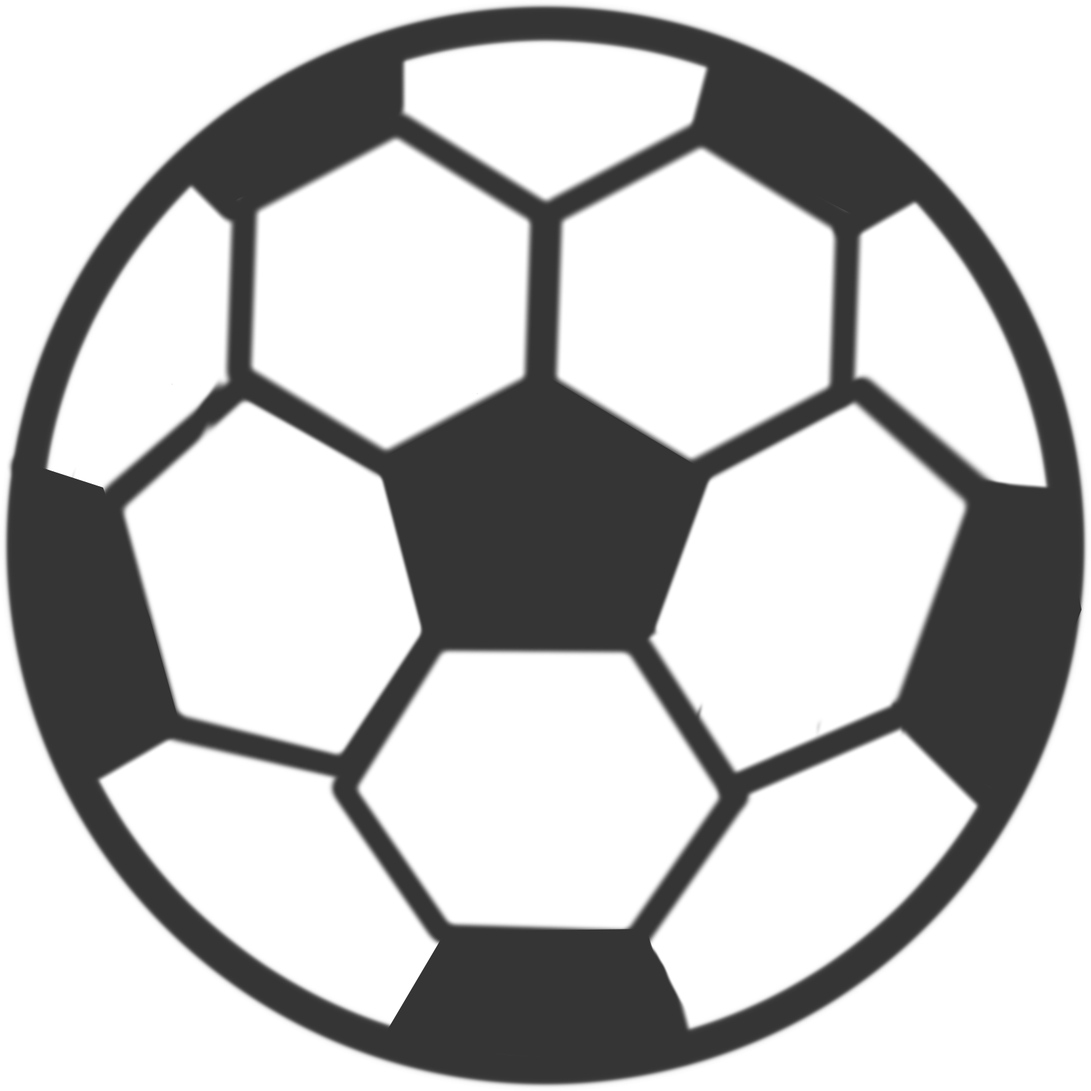
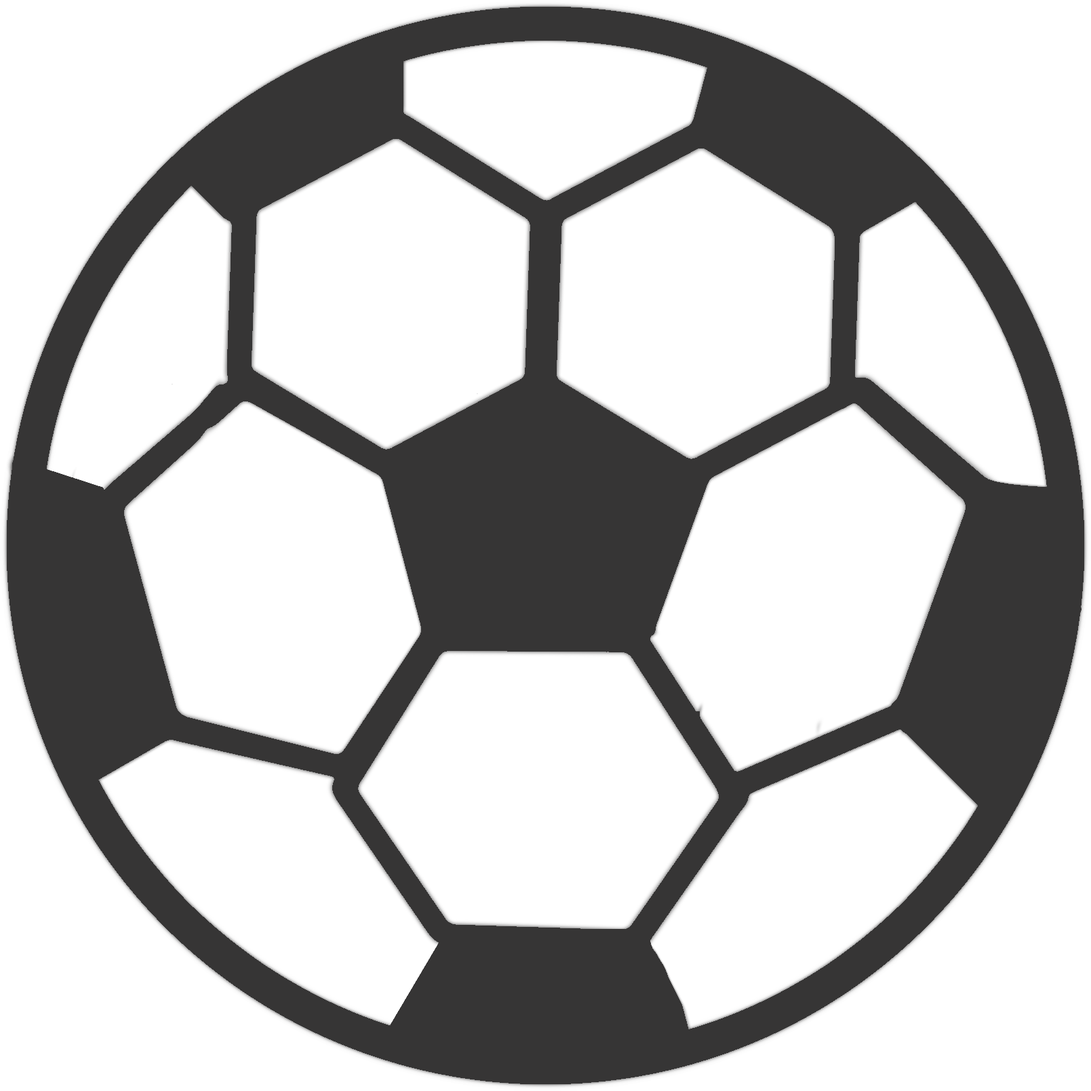
Two versions of the same layered image (1091x1091). Layer-by-layer changes:
painted on "Layer" over [12, 43, 1083, 1077]
painted on "Boll" over [6, 6, 1085, 1085]
